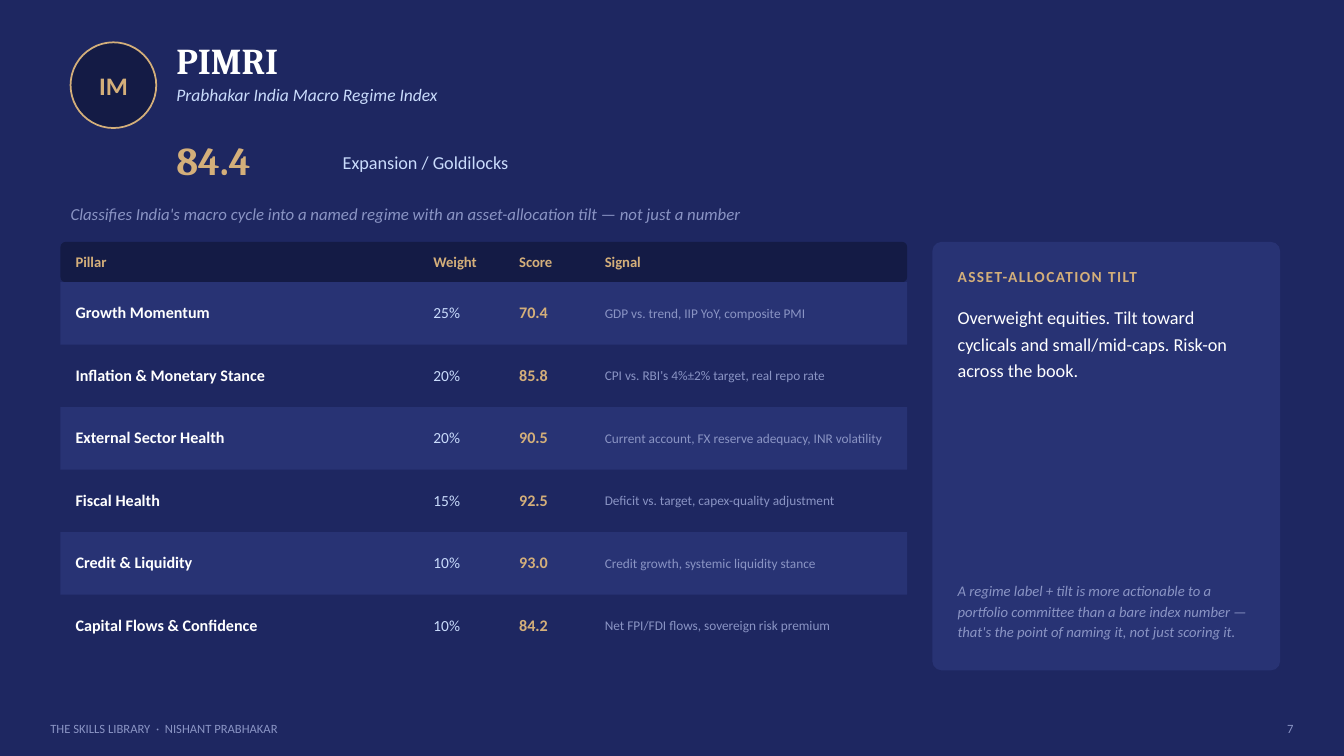
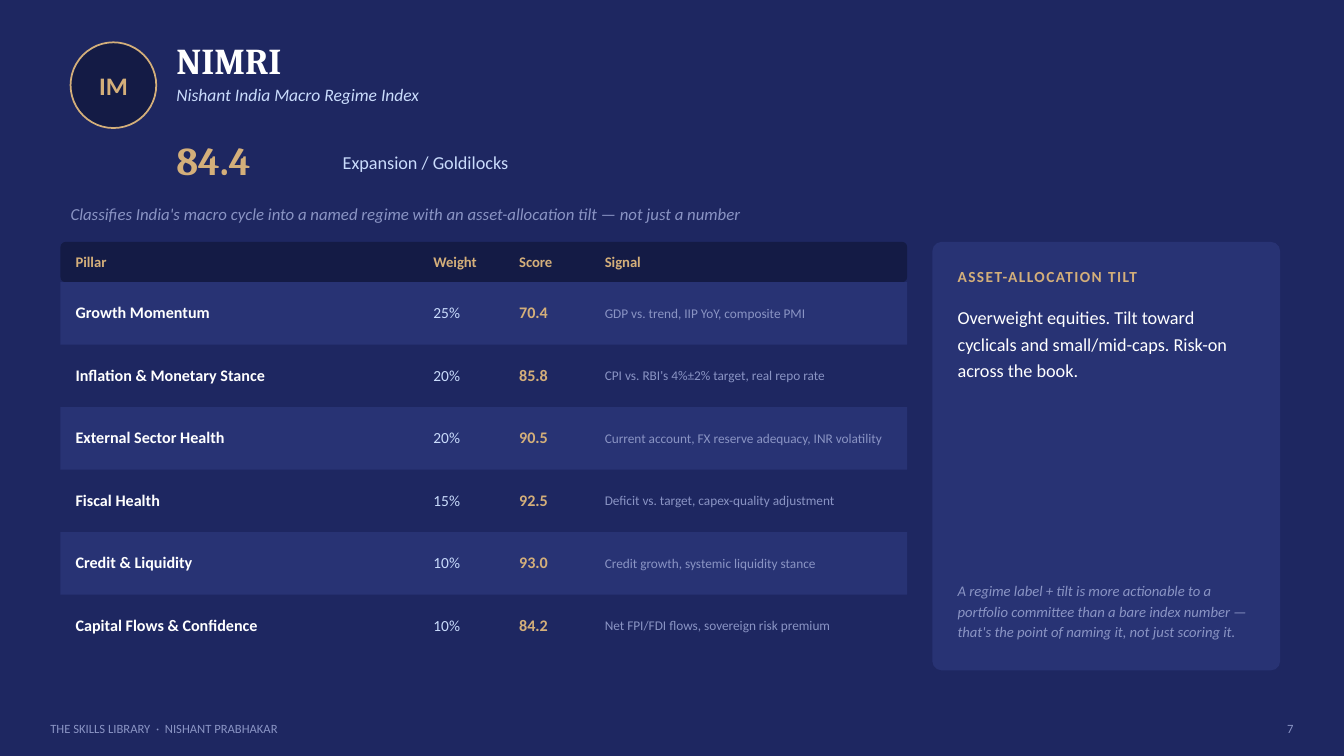
Before and after one commit to nishantsprabhakar/codingagent, a slide deck: slide 7 of .claude/skills/skills-library-pitch.pptx. Drawn at 1344x756 pixels with LibreOffice and Linux fonts; fonts in the diff are those of the drawing. Boxes give left, top, right and bottom in pixels: in the first picture for what was removed or moved away, otherwise in the second. Text is boxed around its words. In the diff, an @@ line names an element or a change of style, - is before the commit and + after.

```diff
--- a/.claude/skills/skills-library-pitch.pptx
+++ b/.claude/skills/skills-library-pitch.pptx
@@ text at (176, 49, 281, 74): text changed @@
-PIMRI
+NIMRI
@@ text at (176, 89, 419, 104): text changed @@
-Prabhakar India Macro Regime Index
+Nishant India Macro Regime Index
```
Also in this commit, not shown: 6 other slides changed, 52 other files.
